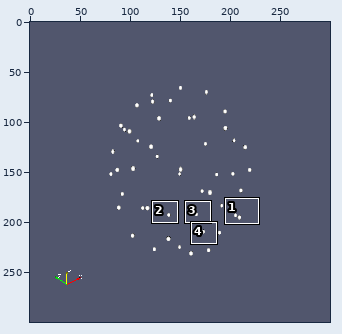
Sprite sheet -- Baseline/MantaSSImage.png. The picture above shows the old version from afar; the outline marks the close-up.
Close-up. Before:
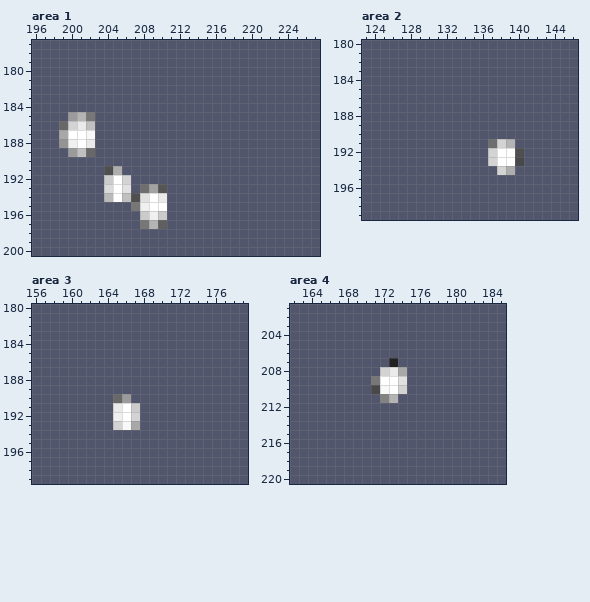
The file is 300x300 pixels. Colours within 5 levels of each other are drawn and written as one. Shown: area 1: x 196..227, y 177..200; area 2: x 123..146, y 180..199; area 3: x 156..179, y 180..199; area 4: x 162..185, y 201..220. The commit also changed other parts of the picture, which this record leaves out.
After the commit:
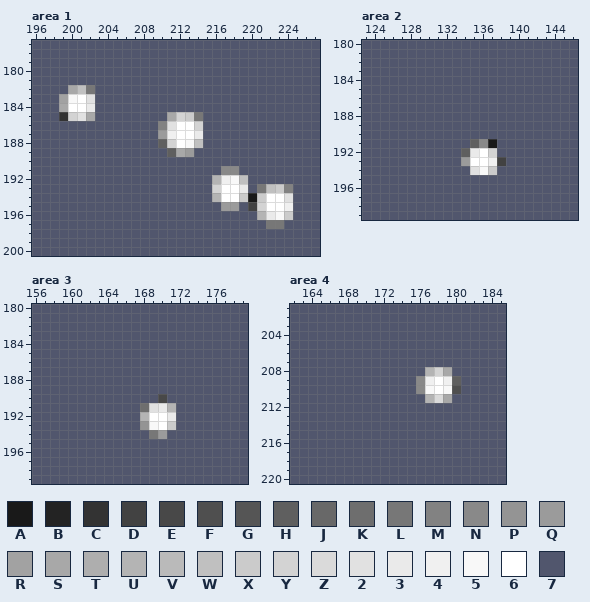
Palette (. is transparent): A #191919  B #232323  C #333333  D #424242  E #484848  F #4f4f4f  G #555555  H #5f5f5f  J #686868  K #6e6e6e  L #777777  M #828282  N #898989  P #949494  Q #9b9b9b  R #a2a2a2  S #a8a8a8  T #aeaeae  U #b4b4b4  V #bababa  W #c0c0c0  X #cbcbcb  Y #d3d3d3  Z #dadada  2 #e1e1e1  3 #eaeaea  4 #f0f0f0  5 #f8f8f8  6 #ffffff  7 #51566d
Difference:
--- area 1
@@ x 196..227 @@
 181 77777777777777777777777777777777
-182 77777777777777777777777777777777
-183 77777777777777777777777777777777
-184 77777777777777777777777777777777
-185 7777QUL7777777777777777777777777
-186 777JY3W7777777777777777777777777
-187 777S6657777777777777777777777777
-188 777P4637777777777777777777777777
-189 7777QWJ7777777777777777777777777
+182 7777SWL7777777777777777777777777
+183 777R5627777777777777777777777777
+184 777S6637777777777777777777777777
+185 777CY2S77777777SYXL7777777777777
+186 77777777777777M266Y7777777777777
+187 77777777777777Q46637777777777777
+188 77777777777777HY65W7777777777777
+189 777777777777777HSQ77777777777777
 190 77777777777777777777777777777777
-191 77777777FT7777777777777777777777
-192 77777777X6Y777777777777777777777
-193 77777777Z627KRG77777777777777777
-194 77777777V6WF26377777777777777777
-195 77777777777L46677777777777777777
-196 777777777777X4X77777777777777777
-197 777777777777LUH77777777777777777
+191 777777777777777777777NN777777777
+192 77777777777777777777U45W77777777
+193 77777777777777777777Y6637LWXM777
+194 77777777777777777777U66XAX662777
+195 777777777777777777777QQ7DY664777
+196 7777777777777777777777777U35X777
+197 77777777777777777777777777LL7777
 198 77777777777777777777777777777777
--- area 2
@@ x 132..142 @@
 190 77777777777
-191 77777KYU777
-192 77777Y66F77
-193 77777Y66E77
-194 777777YT777
+191 777HNA77777
+192 77H36Y77777
+193 77Q664D7777
+194 77725X77777
 195 77777777777
--- area 3
@@ x 163..173 @@
 189 77777777777
-190 77JQ7777777
-191 7736X777777
-192 7746Y777777
-193 77Y5S777777
-194 77777777777
+190 7777777E777
+191 77777K23U77
+192 77777U66377
+193 77777P56X77
+194 777777LQ777
 195 77777777777
--- area 4
@@ x 169..182 @@
 206 77777777777777
-207 7777B777777777
-208 777Y3S77777777
-209 77L66277777777
-210 77E56Y77777777
-211 777MU777777777
+207 77777777777777
+208 77777777UYS777
+209 7777777N464H77
+210 7777777N565F77
+211 77777777UZS777
 212 77777777777777
Pixel boxes of the changes (left, top, right, bottom) in both close-ups:
changed: (59, 85, 293, 229)
changed: (461, 139, 524, 175)
changed: (113, 394, 176, 439)
changed: (371, 358, 461, 403)
